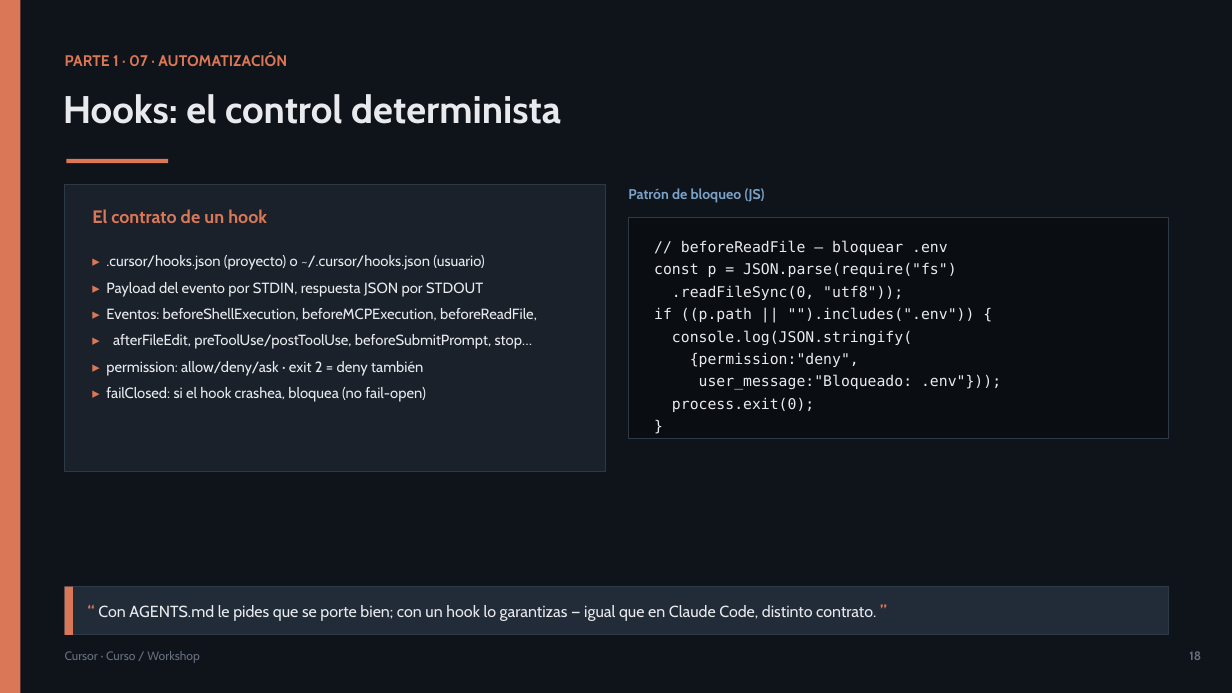
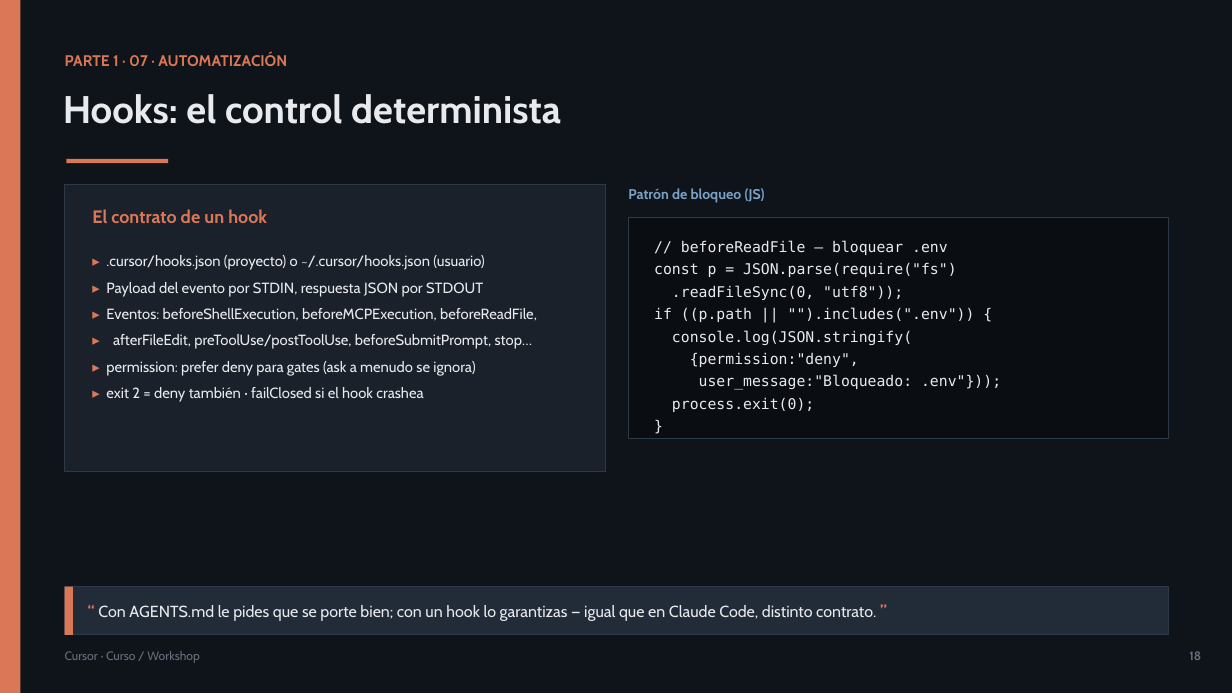
Before and after one commit to olonok69/cursor_code_ml_engineer, a slide deck: slide 18 of presentacion/Cursor_Presentacion.pptx. Drawn at 1232x693 pixels with LibreOffice and Linux fonts; fonts in the diff are those of the drawing. Boxes give left, top, right and bottom in pixels: in the first picture for what was removed or moved away, otherwise in the second. Text is boxed around its words. In the diff, an @@ line names an element or a change of style, - is before the commit and + after.

```diff
--- a/presentacion/Cursor_Presentacion.pptx
+++ b/presentacion/Cursor_Presentacion.pptx
@@ text at [106, 361, 475, 402]: text changed @@
-▸ permission: allow/deny/ask · exit 2 = deny también
-▸ failClosed: si el hook crashea, bloquea (no fail-open)
+▸ permission: prefer deny para gates (ask a menudo se ignora)
+▸ exit 2 = deny también · failClosed si el hook crashea
```
Also in this commit, not shown: 4 other slides changed, 24 other files.
